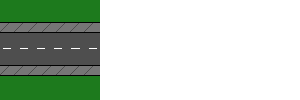
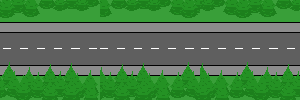
Revision of a layered 300×100 image; what changed, layer by layer:
removed layer "Layer 3 copy 11" over 0, 23, 93, 75
added group "Group 1 copy" with 6 layers above "Group 1" over 112, 0, 300, 100
added layer "Top trees copy 3" in group "Group 1 copy" over 223, 0, 300, 18
added layer "Top trees copy" (1st of 2, in "Group 1 copy") in group "Group 1 copy" over 112, 0, 226, 18
added layer "Bottom Trees copy 3" in group "Group 1 copy" over 228, 62, 300, 100
added layer "Bottom Trees copy" (1st of 2, in "Group 1 copy") in group "Group 1 copy" over 121, 62, 230, 100
added layer "Layer 4 copy 2" in group "Group 1 copy" over 199, 0, 300, 100
added layer "Layer 3 copy" (1st of 2, in "Group 1 copy") in group "Group 1 copy" over 200, 0, 300, 100
added group "Group 1" with 6 layers above "Group 2" over 58, 0, 283, 100
added layer "Top trees copy 2" in group "Group 1" over 169, 0, 283, 18
added layer "Top trees copy" (2nd of 2, in "Group 1") in group "Group 1" over 58, 0, 172, 18
added layer "Bottom Trees copy 2" in group "Group 1" over 169, 62, 278, 100
added layer "Bottom Trees copy" (2nd of 2, in "Group 1") in group "Group 1" over 62, 62, 171, 100
added layer "Layer 4 copy" in group "Group 1" over 83, 0, 211, 100
added layer "Layer 3 copy" (2nd of 2, in "Group 1") in group "Group 1" over 100, 0, 200, 100
added group "Group 2" with 4 layers over 0, 0, 100, 100
added layer "Top trees" in group "Group 2" over 0, 0, 100, 18
added layer "Bottom Trees" in group "Group 2" over 0, 62, 99, 100
moved "Layer 2" into group "Group 2", painted on it over 0, 0, 100, 100
added layer "Layer 3" in group "Group 2" over 0, 0, 100, 100
